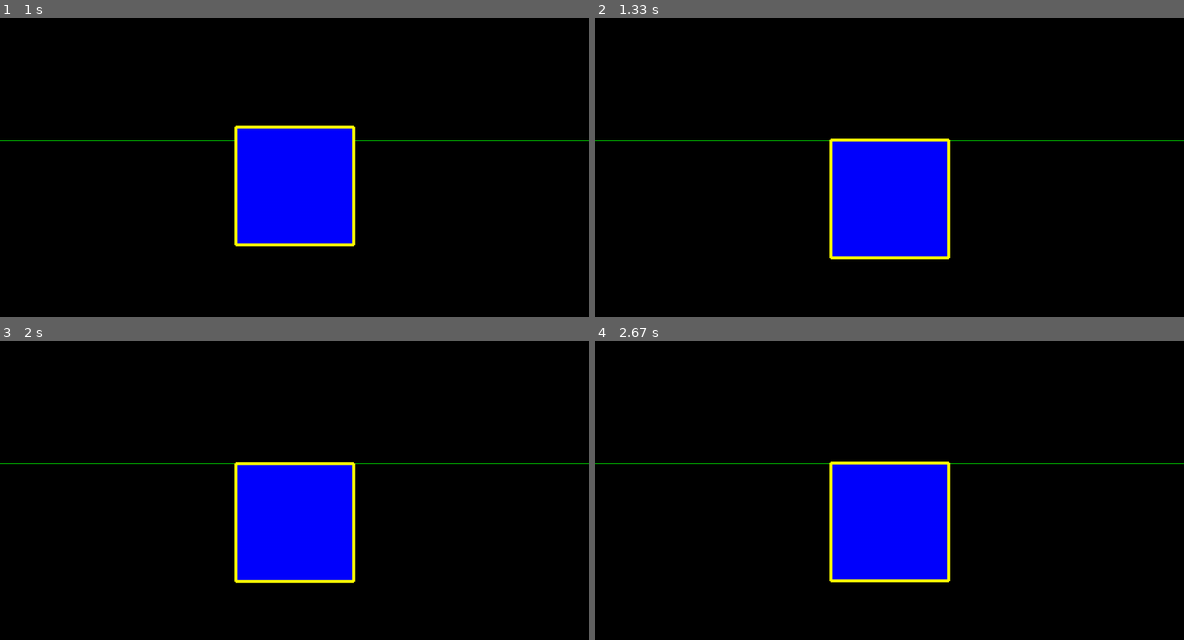
Above: before the commit, frames 1-4 (two rows, left to right).
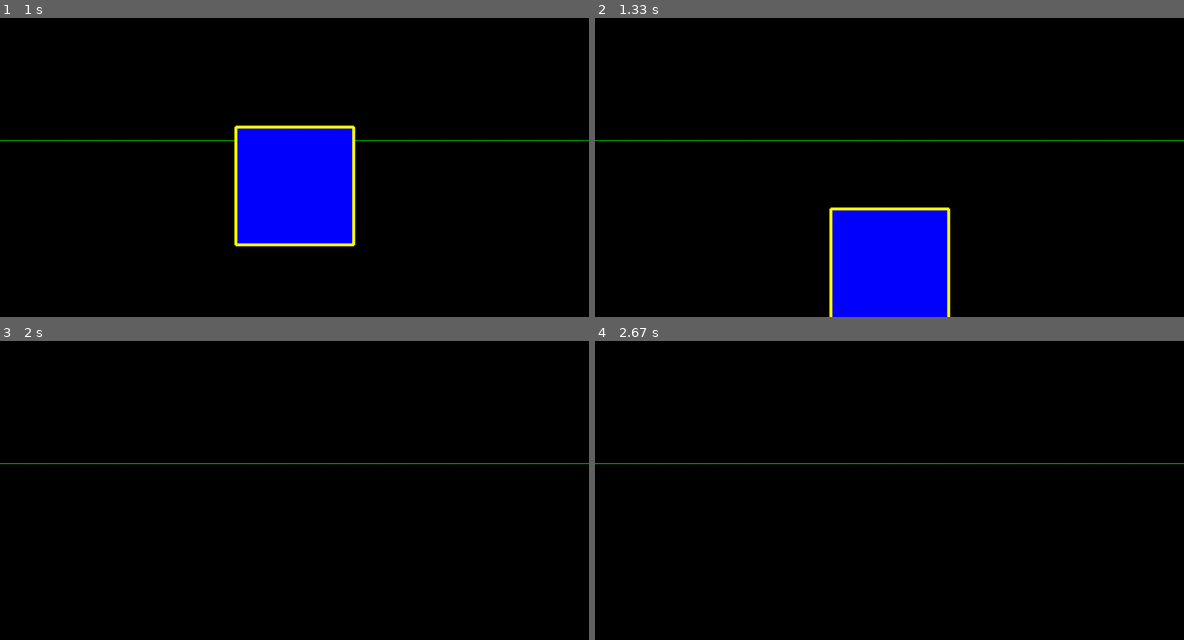
Above: after the commit, the same moments.

Repository: niherus/3d_graphic_learn
Game: pygame game, started from phis_2d.py
The game is run twice, just before and just after one commit, with the same random seed, the same clock (stepped at 60 frames per second) and the same inputs.
Inputs:
- Up to frame 1 (1 s): no input
- Up to frame 2 (1.33 s): no input
- Up to frame 3 (2 s): no input
- Up to frame 4 (2.67 s): no input

Frame 1 is identical in both runs. In frame 2, 9.2% of the frame differs, in the area x 39-61%, y 40-100%; in frame 3, 8.3%; in frame 4, 8.3%.

Commit message:
Convex shell
Реализовал алгоритм поиска выпуклой оболочки: наивный и быстрый

Diff:
--- a/phis_2d.py
+++ b/phis_2d.py
@@ -36,8 +36,7 @@
     box.apply_forces()
     box.move()
     box.draw()
-    if box.pos[1] > 600:
-        box.velocity = (0, -288)
+
 
     for ev in pygame.event.get():
         if ev.type == pygame.QUIT:
--- /dev/null
+++ b/shell_test.py
@@ -0,0 +1,95 @@
+import pygame
+from random import randint as rnd
+from math import sin, cos, pi, atan2, hypot
+import time
+pygame.init()
+SIZE = (2000, 1600)
+FPS = 60
+screen = pygame.display.set_mode(SIZE)
+
+def get_shell(vertices):
+    shell_set = set()
+    for i in range(len(vertices)):
+        for j in range(i + 1, len(vertices)):
+            up = 0
+            down = 0
+            on = 0
+            dx, dy = vertices[i][0] - vertices[j][0], vertices[i][1] - vertices[j][1]
+            A = dy
+            B = -dx
+            C = dx * vertices[i][1] - dy * vertices[i][0]
+            for v in vertices:
+                if v != vertices[i] and v != vertices[j]:
+                    if A * v[0] + B * v[1] + C > 0:
+                        up += 1
+                    elif A * v[0] + B * v[1] + C < 0:
+                        down += 1
+                    else:
+                        on += 1
+            if (not up or not down) and not on:
+                shell_set.add(vertices[i])
+                shell_set.add(vertices[j])
+
+    x, y = 0, 0
+    for dx, dy in shell_set:
+        x += dx
+        y += dy
+    x /= len(shell_set)
+    y /= len(shell_set)
+    return sorted(shell_set, key=lambda v: atan2(v[0] - x, v[1] - y))
+
+def right_check(trio):
+    first = trio[1][0] - trio[0][0], trio[1][1] - trio[0][1]
+    second = trio[2][0] - trio[1][0], trio[2][1] - trio[1][1]
+    return first[0] * second[1] - first[1] * second[0] > 0
+
+
+def get_shell_fast(vertices):
+    x_sorted_vertices = sorted(vertices)
+    shell_up = [*x_sorted_vertices[:3]]
+    for i in range(3, len(vertices)):
+        while len(shell_up) > 2 and  not right_check(shell_up[-3:]):
+            shell_up.pop(-2)
+        shell_up.append(x_sorted_vertices[i])
+    while len(shell_up) > 2 and  not right_check(shell_up[-3:]):
+        shell_up.pop(-2)
+    shell_down = [*x_sorted_vertices[:-4:-1]]
+    for i in range(-4, -len(vertices) - 1, -1):
+        while len(shell_down) > 2 and not right_check(shell_down[-3:]):
+            shell_down.pop(-2)
+        shell_down.append(x_sorted_vertices[i])
+    while len(shell_down) > 2 and not right_check(shell_down[-3:]):
+        shell_down.pop(-2)
+    shell_down.pop(0)
+    shell_down.pop()
+    shell_up.extend(shell_down)
+    return shell_up
+
+X = 1000000
+poly = [(rnd(0, 2000), rnd(0, 1600))  for i in range(X)]
+
+clock = pygame.time.Clock()
+render = True
+st = time.perf_counter()
+shell2 = get_shell_fast(poly)
+print(time.perf_counter() - st)
+#st = time.perf_counter()
+#shell = get_shell(poly)
+#print(time.perf_counter() - st)
+
+
+while render:
+    clock.tick(FPS)
+    screen.fill((0, 0, 0))
+    for v in poly:
+        pygame.draw.circle(screen, (255, 0, 0), v, 2)
+    #pygame.draw.lines(screen, (0, 255, 0), True, shell, 2)
+    pygame.draw.lines(screen, (0, 0, 255), True, shell2, 2)
+    for ev in pygame.event.get():
+        if ev.type == pygame.QUIT:
+            render = False
+
+
+    pygame.display.update()
+
+exit()
